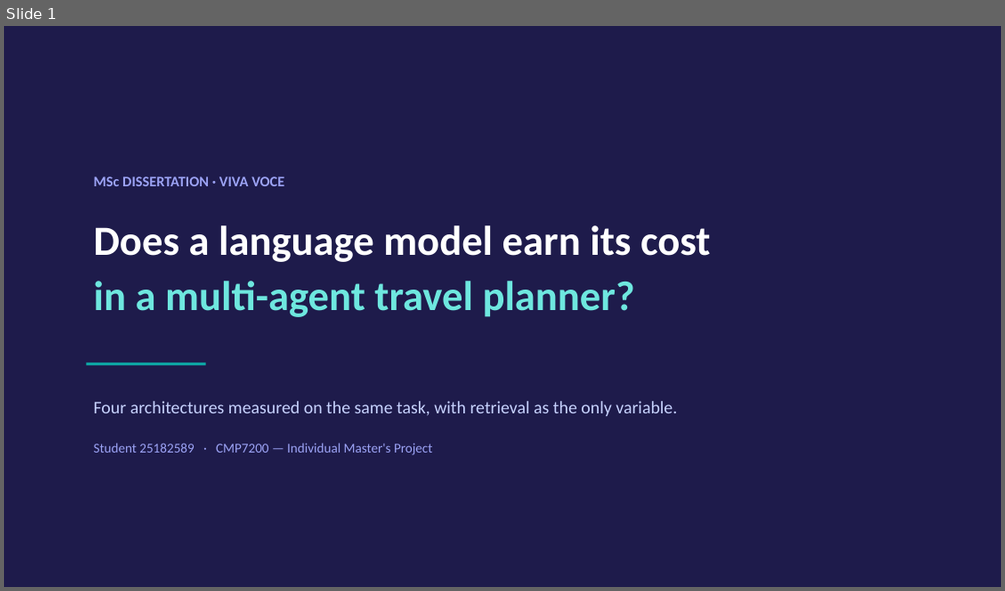
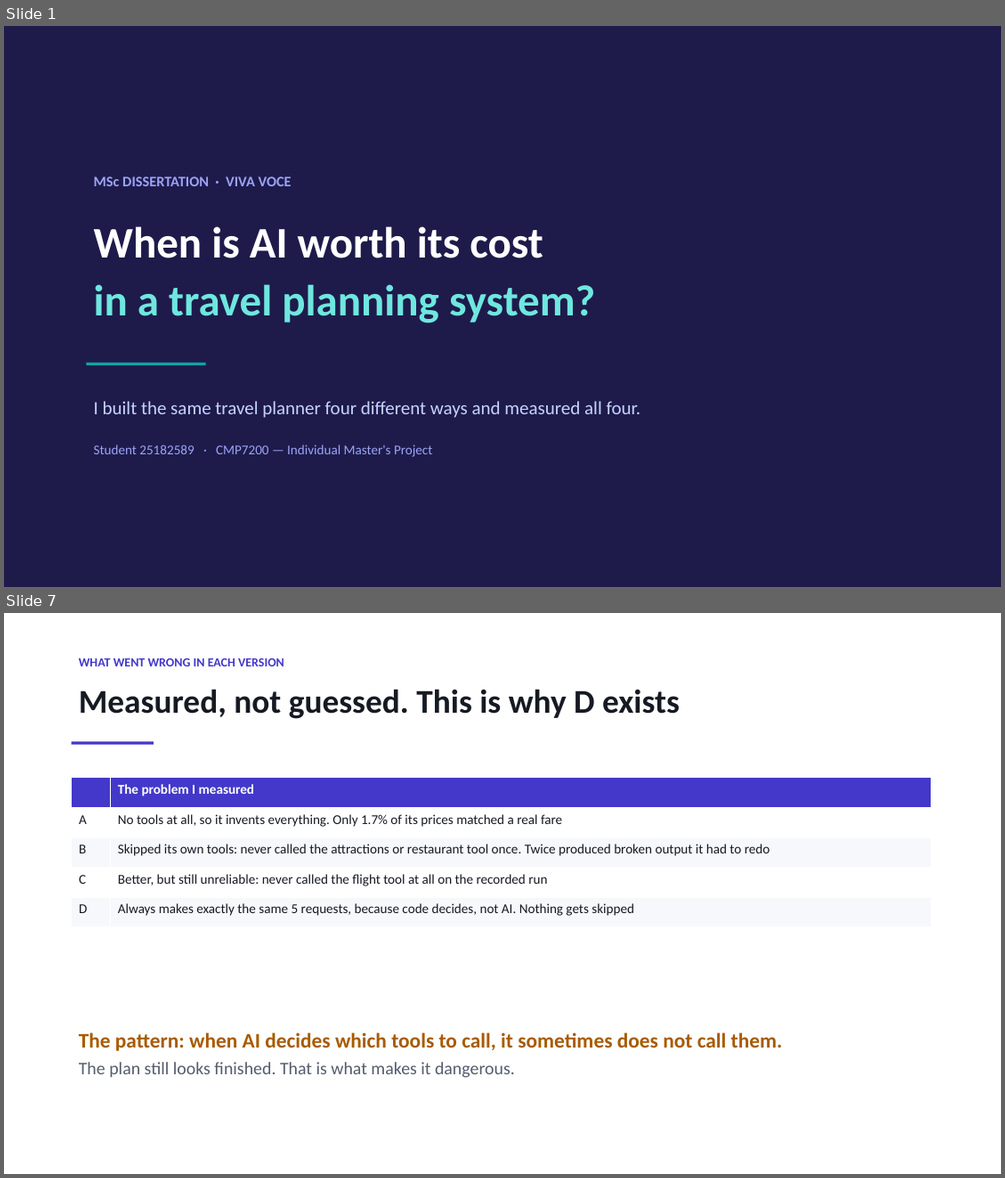
Before and after one commit to sherali143/Trip-Planner, a slide deck: submission/CMP7200_Viva_Presentation.pptx. Shown one above the other, each under a label of ours: slide 1 before the commit, slides 1 and 7 after it; the slides between them are not shown. The pictures are 1005x591 and 1005x1178 pixels, drawn with LibreOffice and Linux fonts; fonts in the diff are those of the drawing. Boxes give left, top, right and bottom in pixels: in the first picture for what was removed or moved away, otherwise in the second. Text is boxed around its words. In the diff, an @@ line names an element or a change of style, - is before the commit and + after.

```diff
--- a/submission/CMP7200_Viva_Presentation.pptx
+++ b/submission/CMP7200_Viva_Presentation.pptx
@@ slide 7 added at (x1=4, y1=613, x2=1001, y2=1174), background #FFFFFF @@
@@ text added at (x1=79, y1=658, x2=284, y2=666), 12 pt, text #4338CA, bold @@
+WHAT WENT WRONG IN EACH VERSION
@@ text added at (x1=79, y1=689, x2=680, y2=719), 32 pt, text #161A23, bold @@
+Measured, not guessed. This is why D exists
@@ rectangle added at (x1=72, y1=742, x2=154, y2=745), fill #4338CA @@
@@ table added at (x1=72, y1=778, x2=931, y2=927), 5 rows, 2 columns @@
+ | The problem I measured
+A | No tools at all, so it invents everything. Only 1.7% of its prices matched a real fare
+B | Skipped its own tools: never called the attractions or restaurant tool once. Twice produced broken output it had to redo
+C | Better, but still unreliable: never called the flight tool at all on the recorded run
+D | Always makes exactly the same 5 requests, because code decides, not AI. Nothing gets skipped
@@ text added at (x1=79, y1=1032, x2=783, y2=1078), 20 pt, text #A85B00, bold @@
+The pattern: when AI decides which tools to call, it sometimes does not call them.
+The plan still looks finished. That is what makes it dangerous.
@@ slide 1 changed as well @@
@@ text "MSc DISSERTATION · VIVA VOCE" rewrapped from (x1=94, y1=176, x2=284, y2=186) to (x1=94, y1=176, x2=291, y2=186) @@
@@ text at (x1=94, y1=226, x2=595, y2=323): text changed; size 40 to 42 pt; text colour #FFFFFF to #6EE7DF @@
-Does a language model earn its cost
-in a multi-agent travel planner?
+When is AI worth its cost
+in a travel planning system?
@@ text at (x1=94, y1=401, x2=641, y2=418): text changed; size 17 to 18 pt @@
-Four architectures measured on the same task, with retrieval as the only variable.
+I built the same travel planner four different ways and measured all four.
```
Also in this commit, not shown: 12 other slides changed, 3 other slides added, 2 slides removed, 3 other files.
